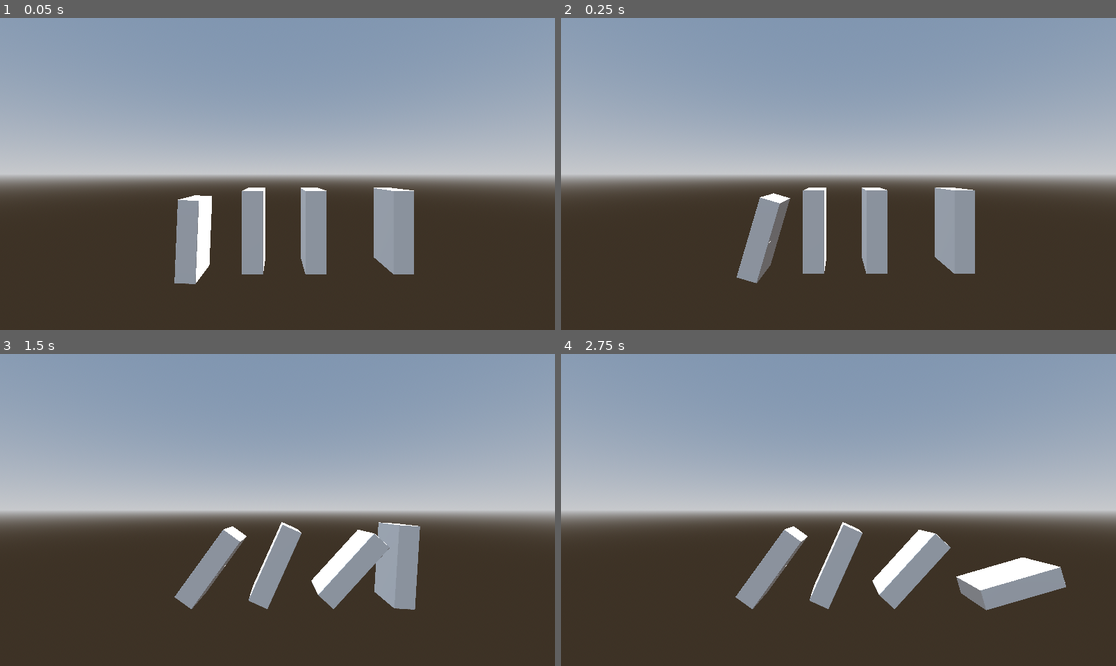
Above: before the commit, frames 1-4 (two rows, left to right).
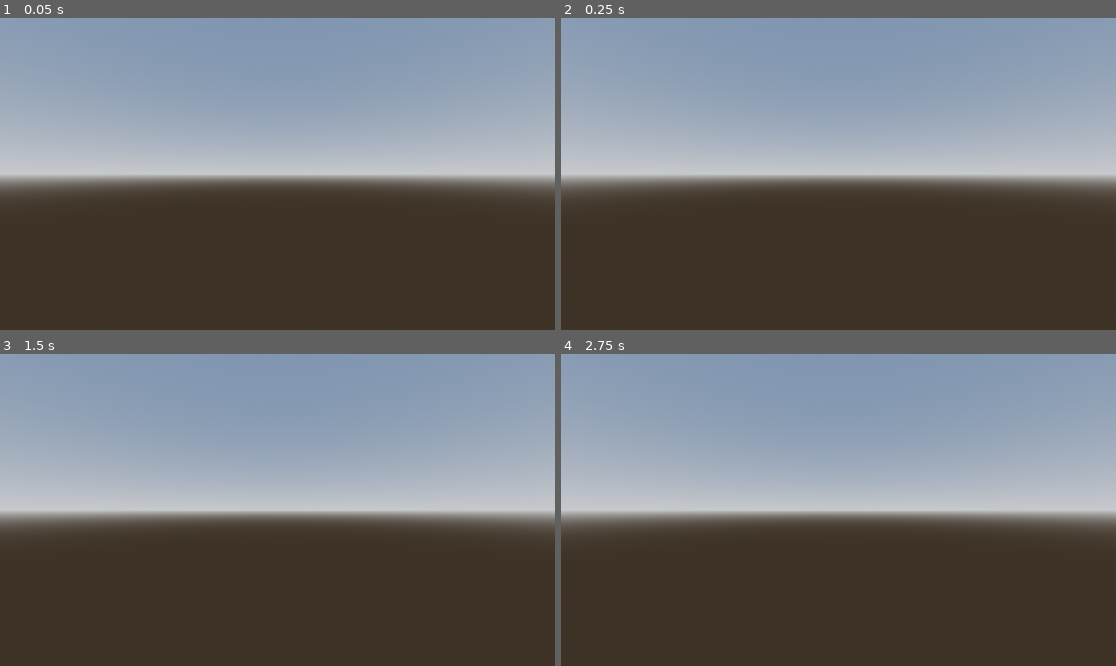
Above: after the commit, the same moments.

Repository: morgmorgan/dominoes
Game: Godot game, scene res://scenes/main.tscn
Same seed, same stepped clock (60 frames per second), same inputs: the game is played once before the commit and once after it.
Inputs (mouse positions are in pixels of both pictures, inside the frame that each line leads up to):
- Up to frame 1 (0.05 s): no input
- Up to frame 2 (0.25 s): no input
- Up to frame 3 (1.5 s): move the mouse to (399, 494) at 0.52 s; click (399, 494) at 0.6 s; move the mouse to (166, 525) at 1.27 s; right-click (166, 525) at 1.35 s; click (166, 525) at 1.42 s
- Up to frame 4 (2.75 s): move the mouse to (894, 441) at 2.02 s; click (894, 441) at 2.1 s

The runs differ from the first frame. In frame 1, 6.0% of the frame differs, in the area x 31-75%, y 54-86%; in frame 2, 5.8%; in frame 3, 5.8%; in frame 4, 6.1%, in the area x 31-91%, y 53-83%.

Commit message:
removing dominos from main scene temporarily

Diff:
--- a/scenes/main.tscn
+++ b/scenes/main.tscn
@@ -1,7 +1,6 @@
-[gd_scene load_steps=7 format=3 uid="uid://drigcgcpl6n0r"]
+[gd_scene load_steps=6 format=3 uid="uid://drigcgcpl6n0r"]
 
 [ext_resource type="Script" path="res://scripts/main.gd" id="1_jay6m"]
-[ext_resource type="PackedScene" uid="uid://bwl781ba7ljj3" path="res://scenes/domino.tscn" id="2_xighj"]
 
 [sub_resource type="ProceduralSkyMaterial" id="ProceduralSkyMaterial_3k6k5"]
 sky_horizon_color = Color(0.64625, 0.65575, 0.67075, 1)
@@ -32,13 +31,6 @@
 transform = Transform3D(1, 0, 0, 0, 1, 0, 0, 0, 1, 3.76457, 4.34203, 10.6917)
 current = true
 
-[node name="domino" parent="." instance=ExtResource("2_xighj")]
-transform = Transform3D(1, 0, 0, 0, 1, 0, 0, 0, 1, 0, -0.943349, 0)
-start_domino = true
-
-[node name="domino2" parent="." instance=ExtResource("2_xighj")]
-transform = Transform3D(1, 0, 0, 0, 1, 0, 0, 0, 1, 3.22936, -0.943349, 0)
-
 [node name="floor" type="RigidBody3D" parent="."]
 transform = Transform3D(1, 0, 0, 0, 1, 0, 0, 0, 1, -0.159488, -1.01521, 0)
 gravity_scale = 0.0
@@ -48,10 +40,4 @@
 [node name="CollisionShape3D" type="CollisionShape3D" parent="floor"]
 shape = SubResource("BoxShape3D_n667v")
 
-[node name="domino3" parent="." instance=ExtResource("2_xighj")]
-transform = Transform3D(1, 0, 0, 0, 1, 0, 0, 0, 1, 6.25299, -0.943349, 0)
-
-[node name="domino4" parent="." instance=ExtResource("2_xighj")]
-transform = Transform3D(1, 0, 0, 0, 1, 0, 0, 0, 1, 10.4491, -0.943349, 0)
-
 [connection signal="input_event" from="floor" to="." method="_on_floor_input_event"]
Not shown: 1 places in scenes/grid_tile.tscn that only renumber resources
Not shown: 1 places in scenes/morgan_test_scene.tscn that only renumber resources
